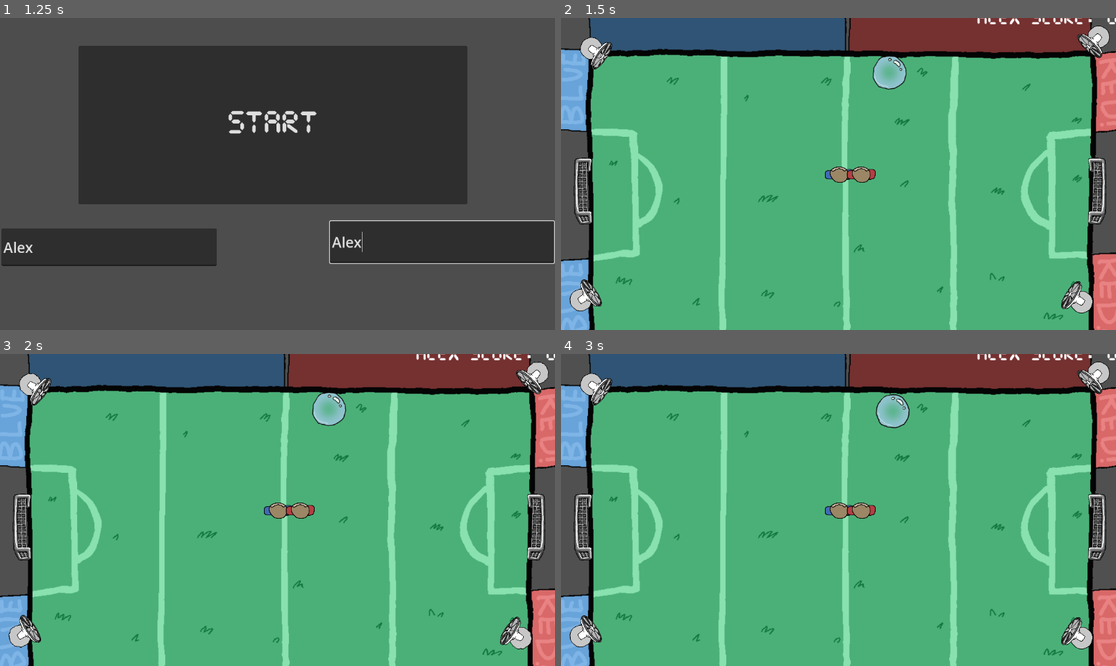
Above: before the commit, frames 1-4 (two rows, left to right).
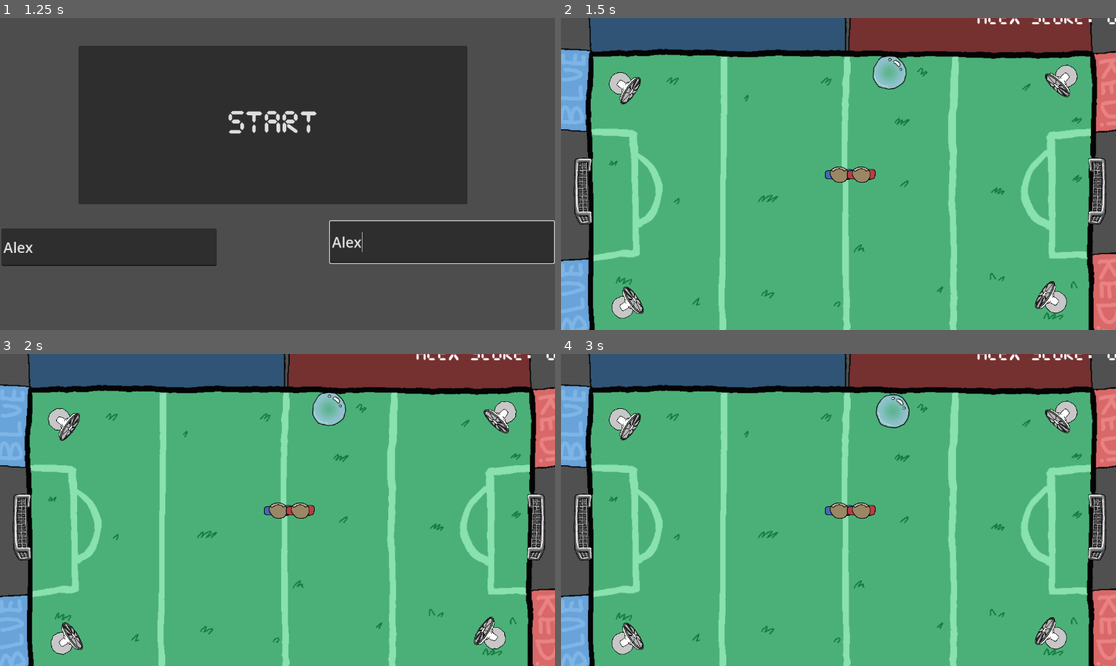
Above: after the commit, the same moments.

Repository: Calandir/ggj-2025
Game: Godot game, scene res://Scenes/menu.tscn
Same seed, same stepped clock (60 frames per second), same inputs: the game is played once before the commit and once after it. Sound files missing from this copy of the repository are replaced by a short silence.
Inputs (mouse positions are in pixels of both pictures, inside the frame that each line leads up to):
- Up to frame 1 (1.25 s): click (111, 245) at 0.52 s; type "Alex" at 0.6 s; click (444, 242) at 0.75 s; type "Alex" at 0.83 s
- Up to frame 2 (1.5 s): click "START" at 1.25 s
- Up to frame 3 (2 s): no input
- Up to frame 4 (3 s): tap R (p0_spawn_bubble) at 2.1 s; tap . (p1_spawn_bubble) at 2.85 s

Frame 1 is identical in both runs. In frame 2, 3.0% of the frame differs, in the area x 1-99%, y 2-97%; in frame 3, 3.0%; in frame 4, 3.0%.

Commit message:
move fans into new field bounds

Diff:
--- a/Scenes/example_scene.tscn
+++ b/Scenes/example_scene.tscn
@@ -123,19 +123,19 @@
 [node name="Fan_grp" type="Node2D" parent="."]
 
 [node name="Fan0_Area2D" parent="Fan_grp" instance=ExtResource("2_acuum")]
-position = Vector2(-880, 431)
+position = Vector2(-735, 456)
 rotation = -0.602139
 
 [node name="Fan0_Area2D2" parent="Fan_grp" instance=ExtResource("2_acuum")]
-position = Vector2(832, 435)
+position = Vector2(742, 435)
 rotation = -2.56564
 
 [node name="Fan0_Area2D3" parent="Fan_grp" instance=ExtResource("2_acuum")]
-position = Vector2(-846, -426)
+position = Vector2(-746, -305)
 rotation = 0.607375
 
 [node name="Fan0_Area2D4" parent="Fan_grp" instance=ExtResource("2_acuum")]
-position = Vector2(890, -467)
+position = Vector2(778, -331)
 rotation = 2.32827
 
 [connection signal="goal_scored" from="GoalA" to="." method="check_score_is_game_over"]
